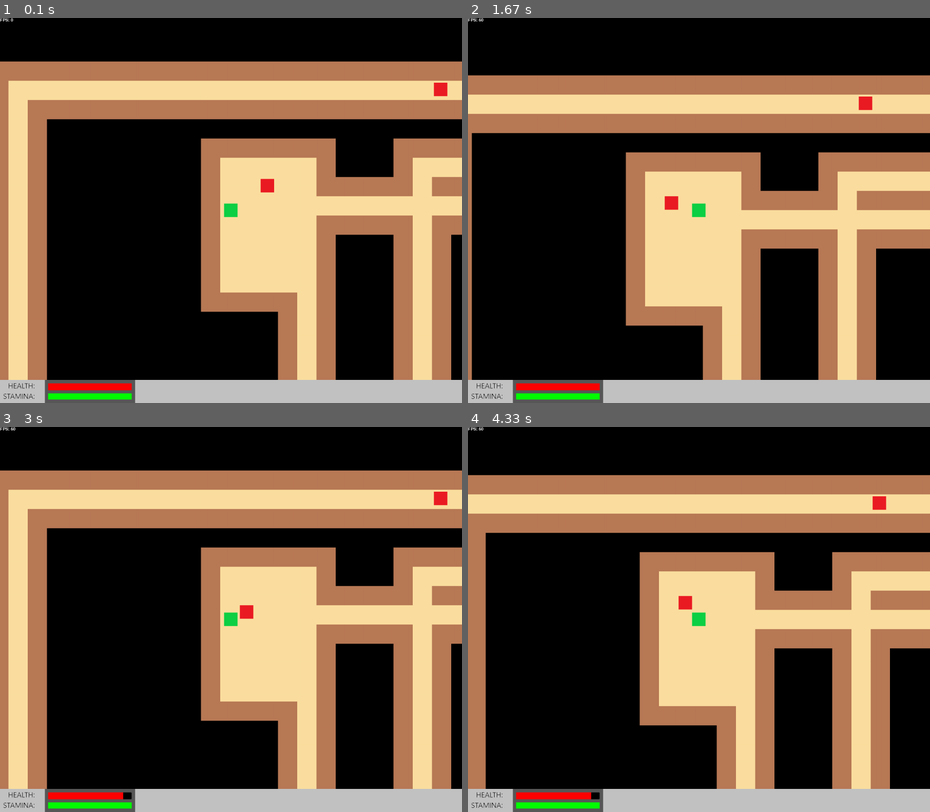
Above: before the commit, frames 1-4 (two rows, left to right).
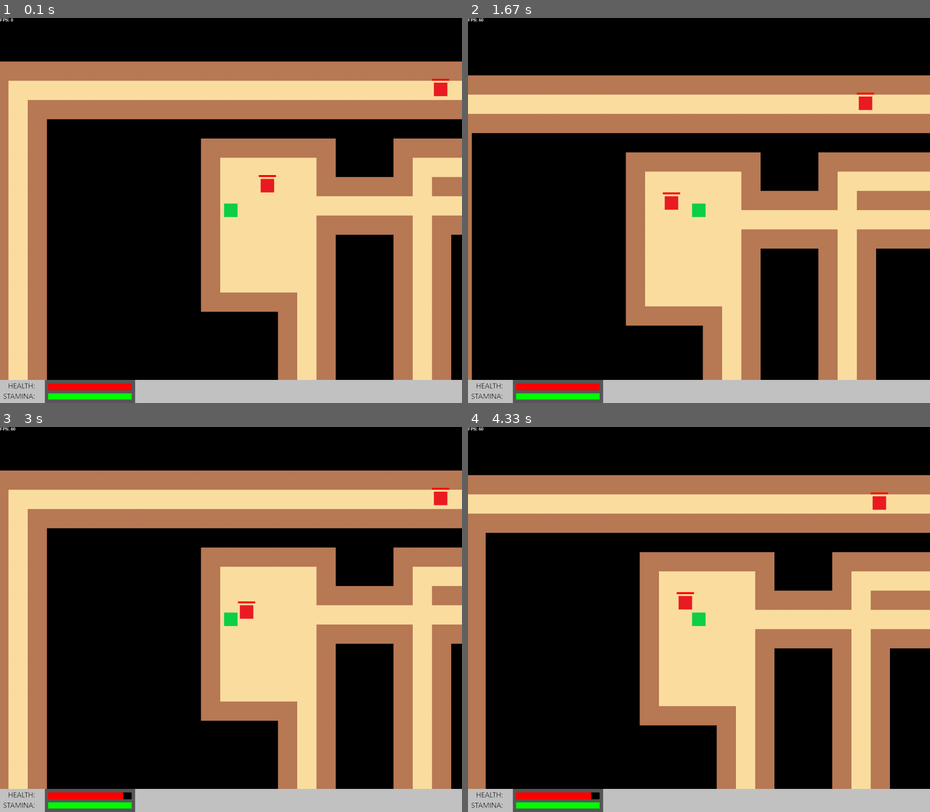
Above: after the commit, the same moments.

Repository: legotrainkid/Python-Pygame-Dungeon-Crawler
Game: pygame game, started from main.py
Same seed, same stepped clock (60 frames per second), same inputs: the game is played once before the commit and once after it.
Inputs:
- Up to frame 1 (0.1 s): no input
- Up to frame 2 (1.67 s): hold D 0.33-0.8 s; hold W 0.83-1.13 s; hold D 1.17-1.63 s
- Up to frame 3 (3 s): hold A 1.67-2.2 s; hold S 2.23-2.53 s; hold A 2.57-2.97 s
- Up to frame 4 (4.33 s): hold W 3-3.37 s; hold D 3.4-4.03 s; hold S from 4.07 s (still down)

The runs differ from the first frame. In frame 1, less than 0.1% of the frame differs, in the area x 56-98%, y 15-42%; in frame 2, less than 0.1%, in the area x 42-88%, y 19-46%; in frame 3, less than 0.1%; in frame 4, less than 0.1%.

Commit message:
Added basic melee system

Diff:
--- a/ENTITIES.py
+++ b/ENTITIES.py
@@ -49,6 +49,7 @@
 
         self.update_frames = 1
         self.inventory = []
+        self.attack_range = 100
 
     def update(self, move):
         if self.stamina < 1:
@@ -70,6 +71,14 @@
         if self.update_frames < 0:
             self.update_frames = 0
 
+    def attack(self):
+        print("attacked")
+        return self.damage
+
+    @property
+    def can_attack(self):
+        return True
+
     def draw(self, screen):
         screen.blit(self.image, self.rect)
 
@@ -107,32 +116,36 @@
         self.damage = 3
 
         self.SCREENSIZE = SCREENSIZE
+
+        self.health = 10
+        self.MAX_HEALTH = self.health
 
     def update(self, move):
         self.move_to_player()
         self.rect.x += move[0]+self.to_move_x
         self.rect.y += move[1]+self.to_move_y
 
-        if self.to_move_x != 0 or self.to_move_y != 0:
-            self.moved = True
-        else:
-            self.moved = False
-
-
-        if move[0] != 0 or move[1] != 0:
-            self.player_moved = True
-
-        if self.frames_since > 30 and self.player_moved and self.see_player:
-            self.update_path = True
-            self.frames_since = 0
-            self.player_moved = False
-        elif self.frames_since > 30:
-            self.frames_since = 0
-        else:
-            self.update_path = False
-            self.frames_since += 1
-        if self.see_player:
-            self.see_player = False
+        if not self.is_dead:
+            if self.to_move_x != 0 or self.to_move_y != 0:
+                self.moved = True
+            else:
+                self.moved = False
+
+
+            if move[0] != 0 or move[1] != 0:
+                self.player_moved = True
+
+            if self.frames_since > 30 and self.player_moved and self.see_player:
+                self.update_path = True
+                self.frames_since = 0
+                self.player_moved = False
+            elif self.frames_since > 30:
+                self.frames_since = 0
+            else:
+                self.update_path = False
+                self.frames_since += 1
+            if self.see_player:
+                self.see_player = False
 
     def move_to_player(self):
         if self.on_screen and self.path:
@@ -143,6 +156,18 @@
     def draw(self, screen):
         if self.on_screen:
             screen.blit(self.image, self.rect)
+
+            pygame.draw.rect(screen, (0, 0, 0),
+                                       [self.rect.x-5,
+                                        self.rect.y-10,
+                                        45,
+                                        5])
+
+            pygame.draw.rect(screen, (255, 0, 0),
+                                        [self.rect.x-5,
+                                        self.rect.y-10,
+                                        int(45*(self.health/self.MAX_HEALTH)),
+                                        5])
 
     def move(self):
         if self.path:
@@ -166,11 +191,15 @@
 
     @property
     def attack(self):
-        if self.SCREENSIZE[0]/2-50 < self.rect.x < self.SCREENSIZE[0]/2+50:
-            if self.SCREENSIZE[1]/2-50 < self.rect.y < self.SCREENSIZE[1]/2+50:
-                if self.attack_frames > self.cooldown:
-                    self.attack_frames = 0
-                    return True
+        if not self.is_dead:
+            if self.SCREENSIZE[0]/2-50 < self.rect.x < self.SCREENSIZE[0]/2+50:
+                if self.SCREENSIZE[1]/2-50 < self.rect.y < self.SCREENSIZE[1]/2+50:
+                    if self.attack_frames > self.cooldown:
+                        self.attack_frames = 0
+                        return True
+                    else:
+                        self.attack_frames += 1
+                        return False
                 else:
                     self.attack_frames += 1
                     return False
@@ -178,7 +207,6 @@
                 self.attack_frames += 1
                 return False
         else:
-            self.attack_frames += 1
             return False
 
     @property
@@ -188,6 +216,14 @@
                 return True
             else:
                 return False
+        else:
+            return False
+
+    @property
+    def is_dead(self):
+        if self.health < 1:
+            self.health = 0
+            return True
         else:
             return False
 
--- a/main.py
+++ b/main.py
@@ -175,6 +175,8 @@
                 enemy.pos = tiles_hit[0].pos
             else:
                 enemy.pos = [0, 0]
+        x = 0
+        y = 0
         while self.game_running:
 
             for event in pygame.event.get():
@@ -219,6 +221,20 @@
                             for s in self.inventory.buttons:
                                 if pygame.sprite.collide_rect(mouse_sprite, s):
                                     s.function()
+                    else:
+                        if event.button == 1:
+                            mouse_sprite.rect.x , mouse_sprite.rect.y = pygame.mouse.get_pos()
+                            center_x = SCREENSIZE[0]/2
+                            center_y = SCREENSIZE[1]/2
+                            if mouse_sprite.rect.x > center_x:
+                                x = -1
+                            else:
+                                x = 1
+                            if mouse_sprite.rect.y > center_y:
+                                y = -1
+                            else:
+                                y = 1
+
 
             if self.player.sprint:
                 self.MOVE_SPEED = 4
@@ -314,6 +330,23 @@
                         enemy.path = pathfinding.search(tile_map, 1, start, end)
                     continue
 
+            for enemy in enemies:
+                if x != 0 and self.player.can_attack:
+                    lower_x = SCREENSIZE[0]/2-self.player.attack_range
+                    upper_x = SCREENSIZE[0]/2+self.player.attack_range
+                    print(1)
+                    if lower_x < enemy.rect.x < upper_x:
+                        lower_y = SCREENSIZE[1]/2-self.player.attack_range
+                        upper_y = SCREENSIZE[1]/2+self.player.attack_range
+                        print(2)
+                        if lower_y < enemy.rect.y < upper_y:
+                            print(3)
+                            if enemy.rect.x < 0 and x < 0 and enemy.rect.y < 0 and y < 0:
+                                enemy.health -= self.player.attack()
+                            if enemy.rect.x > 0 and x > 0 and enemy.rect.y > 0 and y > 0:
+                                enemy.health -= self.player.attack()
+            x, y = 0, 0
+
             for animator in self.animators:
                 animator.update()
 
